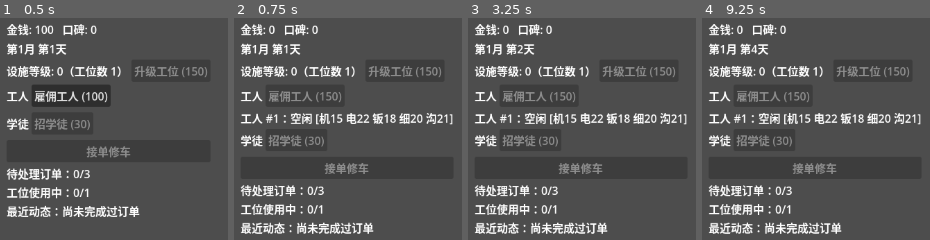
Above: before the commit, frames 1-4 (left to right).
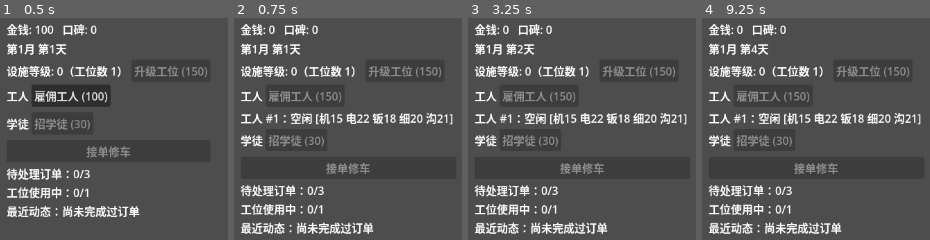
Above: after the commit, the same moments.

Repository: XinLiucc/cocos-game-project
Game: Godot game, scene res://scenes/Main.tscn
Same seed, same stepped clock (60 frames per second), same inputs: the game is played once before the commit and once after it.
Inputs (mouse positions are in pixels of both pictures, inside the frame that each line leads up to):
- Up to frame 1 (0.5 s): no input
- Up to frame 2 (0.75 s): click "雇佣工人 (100)" at 0.5 s
- Up to frame 3 (3.25 s): tap Enter at 1.25, 2.75 s; move the mouse to (outside the picture) at 1.27 s; hold D 1.28-2 s; tap B at 1.35 s; click (outside the picture) at 1.42 s; tap Space at 1.52, 2 s; drag from (outside the picture) to (outside the picture) at 2.02 s; move the mouse to (outside the picture) at 2.77 s; hold D from 2.78 s (still down); tap E at 2.85 s
- Up to frame 4 (9.25 s): release D at 3.5 s; tap Space at 3.5, 4.52, 5, 7.52 s; drag from (outside the picture) to (827, 186) at 3.52 s; tap Enter at 4.25 s; move the mouse to (outside the picture) at 4.27 s; hold A 4.28-5 s; tap G at 4.35 s; drag from (827, 186) to (outside the picture) at 5.02 s; move the mouse to (outside the picture) at 5.77 s; hold S 5.78-6.5 s; tap I at 5.85 s; click (outside the picture) at 5.92 s; drag from (outside the picture) to (outside the picture) at 6.52 s; move the mouse to (outside the picture) at 7.27 s; hold W 7.28-8 s; tap K at 7.35 s; drag from (outside the picture) to (outside the picture) at 8.02 s; move the mouse to (outside the picture) at 8.77 s; hold S from 8.78 s (still down); tap M at 8.85 s

Frame 1 is identical in both runs. In frame 2, 0.4% of the frame differs, in the area x 39-60%, y 65-71%; in frame 3, 0.4%; in frame 4, 0.4%.

Commit message:
Fix repair-button stutter via dirty-flag batching and persistent list rows
Every action (repair click, job completion, etc.) triggered 2-6 full
worker/apprentice list rebuilds because game_state signal handlers each
called _update_all() directly. Collapse to a single _ui_dirty flag
checked once per frame in _process().

That alone didn't fix the felt stutter: a single rebuild still cost
300-450ms because every queue_free()+recreate cycle re-shapes Chinese
text in fresh Label/Button nodes, which is ~7ms per element regardless
of font or caching in this Godot build. Rewrite _update_worker_list and
_update_apprentice_list to reuse persistent per-row widgets by index
(workers/apprentices only ever grow, so index-stable), writing .text
only when the computed string actually changed, and using disabled/
visible toggles (no re-shaping cost) for button state.

Verified via godot-mcp with 6 workers/4 apprentices/2 mentor bindings:
a real repair click's frame_time dropped from 438ms to 36ms.

Diff:
--- a/car_repair_shop/scripts/Main.gd
+++ b/car_repair_shop/scripts/Main.gd
@@ -51,6 +51,16 @@
 var pending_orders: Array[Dictionary] = []
 var order_spawn_timer: Timer
 var last_result_text := "尚未完成过订单"
+# 中文文本的排版开销远高于英文（实测每个中文 Label 约 7ms，跟字体无关），列表每帧全量
+# queue_free()+重建就是卡顿的真正根因。改成常驻行控件、按下标复用（员工只增不减，下标稳定），
+# 每次只在算出来的文字真的变了时才写 .text（触发排版），按钮 disabled/visible 是纯布尔状态，
+# 随便更新不会有排版开销。数组下标与 game_state.workers()/apprentices() 的返回顺序一一对应
+var _worker_rows: Array[Dictionary] = []
+var _apprentice_rows: Array[Dictionary] = []
+# 单次操作里 game_state 信号可能连环触发好几次 _update_all()（比如接单要连续
+# set_employee_busy 师傅+学徒两次），改成只打脏标记、_process() 里每帧最多重建一次列表，
+# 避免一次点击引发好几倍的列表重建（这是"点接单修车卡顿"的根因）
+var _ui_dirty := false
 
 
 func _ready() -> void:
@@ -74,6 +84,9 @@
 
 func _process(_delta: float) -> void:
 	_update_order_label()
+	if _ui_dirty:
+		_update_all()
+		_ui_dirty = false
 
 
 func _get_available_orders() -> Array[Resource]:
@@ -104,7 +117,7 @@
 	timer.timeout.connect(_on_pending_order_expired.bind(pending))
 	pending_orders.append(pending)
 	timer.start()
-	_update_all()
+	_ui_dirty = true
 
 
 func _on_pending_order_expired(pending: Dictionary) -> void:
@@ -113,7 +126,7 @@
 	(pending["timer"] as Timer).queue_free()
 	game_state.add_reputation(-REPUTATION_LOSS_ON_EXPIRE)
 	last_result_text = "流失：%s 超时未处理，口碑 -%d" % [order.car_name, REPUTATION_LOSS_ON_EXPIRE]
-	_update_all()
+	_ui_dirty = true
 
 
 func _on_repair_button_pressed() -> void:
@@ -146,7 +159,7 @@
 	if apprentice_id != -1:
 		game_state.set_employee_busy(apprentice_id, true)
 	timer.start()
-	_update_all()
+	_ui_dirty = true
 
 
 func _on_job_complete(job: Dictionary) -> void:
@@ -168,7 +181,7 @@
 	active_jobs.erase(job)
 	(job["timer"] as Timer).queue_free()
 	game_state.set_employee_busy(job["employee_id"], false)
-	_update_all()
+	_ui_dirty = true
 
 
 func _find_mentor_job_by_apprentice(apprentice_id: int) -> Dictionary:
@@ -183,17 +196,17 @@
 		return
 	var apprentice_id: int = apprentice_option.get_item_metadata(apprentice_option.selected)
 	game_state.bind_mentor(worker_id, apprentice_id)
-	_update_all()
+	_ui_dirty = true
 
 
 func _on_unbind_mentor_pressed(worker_id: int) -> void:
 	game_state.unbind_mentor(worker_id)
-	_update_all()
+	_ui_dirty = true
 
 
 func _on_allocate_button_pressed(apprentice_id: int, attribute_key: String) -> void:
 	game_state.allocate_attribute_point(apprentice_id, attribute_key)
-	_update_all()
+	_ui_dirty = true
 
 
 func _on_hire_button_pressed() -> void:
@@ -223,7 +236,7 @@
 	active_practices.append(practice)
 	game_state.set_employee_busy(employee_id, true)
 	timer.start()
-	_update_all()
+	_ui_dirty = true
 
 
 func _on_practice_complete(practice: Dictionary) -> void:
@@ -235,7 +248,7 @@
 	active_practices.erase(practice)
 	(practice["timer"] as Timer).queue_free()
 	game_state.set_employee_busy(practice["employee_id"], false)
-	_update_all()
+	_ui_dirty = true
 
 
 func _on_exam_button_pressed(employee_id: int) -> void:
@@ -247,7 +260,7 @@
 		last_result_text = "考试：学徒 #%d 通过（概率%.0f%%），晋升至 Lv%d" % [employee_id, result["rate"], e["level"]]
 	else:
 		last_result_text = "考试：学徒 #%d 未通过（概率%.0f%%），报名费 %d 打水漂" % [employee_id, result["rate"], game_state.EXAM_COST]
-	_update_all()
+	_ui_dirty = true
 
 
 func _on_train_button_pressed(employee_id: int, course: Resource) -> void:
@@ -261,7 +274,7 @@
 	timer.timeout.connect(_on_training_complete.bind(training))
 	active_trainings.append(training)
 	timer.start()
-	_update_all()
+	_ui_dirty = true
 
 
 func _on_training_complete(training: Dictionary) -> void:
@@ -269,15 +282,15 @@
 	game_state.complete_training(training["employee_id"], course)
 	active_trainings.erase(training)
 	(training["timer"] as Timer).queue_free()
-	_update_all()
+	_ui_dirty = true
 
 
 func _on_int_state_changed(_value: int) -> void:
-	_update_all()
+	_ui_dirty = true
 
 
 func _on_employees_changed() -> void:
-	_update_all()
+	_ui_dirty = true
 
 
 func _update_order_label() -> void:
@@ -302,12 +315,47 @@
 	]
 
 
+func _rebuild_worker_action_widgets(entry: Dictionary, worker_id: int, mentor_id: int, available_ids: Array) -> void:
+	var action_container: HBoxContainer = entry["action_container"]
+	for child in action_container.get_children():
+		child.queue_free()
+	if mentor_id != -1:
+		var unbind_button := Button.new()
+		unbind_button.text = "解除带教"
+		unbind_button.pressed.connect(_on_unbind_mentor_pressed.bind(worker_id))
+		action_container.add_child(unbind_button)
+	elif not available_ids.is_empty():
+		var apprentice_option := OptionButton.new()
+		for a_id in available_ids:
+			apprentice_option.add_item("学徒 #%d" % a_id)
+			apprentice_option.set_item_metadata(apprentice_option.item_count - 1, a_id)
+		action_container.add_child(apprentice_option)
+
+		var bind_button := Button.new()
+		bind_button.text = "带徒弟"
+		bind_button.pressed.connect(_on_bind_mentor_pressed.bind(worker_id, apprentice_option))
+		action_container.add_child(bind_button)
+	entry["mentor_id"] = mentor_id
+	entry["available_ids"] = available_ids
+
+
 func _update_worker_list() -> void:
-	for child in worker_list_container.get_children():
-		child.queue_free()
 	var bound_apprentice_ids: Array = game_state.bound_apprentice_ids()
-	for w in game_state.workers():
-		var row := HBoxContainer.new()
+	var workers: Array[Dictionary] = game_state.workers()
+	for i in range(workers.size()):
+		var w: Dictionary = workers[i]
+		var entry: Dictionary
+		if i < _worker_rows.size():
+			entry = _worker_rows[i]
+		else:
+			var row := HBoxContainer.new()
+			var new_label := Label.new()
+			row.add_child(new_label)
+			var action_container := HBoxContainer.new()
+			row.add_child(action_container)
+			entry = {"row": row, "label": new_label, "action_container": action_container, "mentor_id": -2, "available_ids": [-2]}
+			_worker_rows.append(entry)
+			worker_list_container.add_child(row)
 
 		var status_text := "空闲"
 		if w["busy"]:
@@ -325,43 +373,78 @@
 		var mentor_id: int = w.get("mentor_apprentice_id", -1)
 		var mentor_text := "，带教学徒 #%d" % mentor_id if mentor_id != -1 else ""
 
-		var label := Label.new()
-		label.text = "工人 #%d：%s%s [%s]" % [w["id"], status_text, mentor_text, _format_attributes(w["attributes"])]
-		row.add_child(label)
-
-		if mentor_id != -1:
-			var unbind_button := Button.new()
-			unbind_button.text = "解除带教"
-			unbind_button.pressed.connect(_on_unbind_mentor_pressed.bind(w["id"]))
-			row.add_child(unbind_button)
+		var new_text := "工人 #%d：%s%s [%s]" % [w["id"], status_text, mentor_text, _format_attributes(w["attributes"])]
+		var label: Label = entry["label"]
+		if label.text != new_text:
+			label.text = new_text
+
+		var available_ids: Array = []
+		if mentor_id == -1:
+			for a in game_state.apprentices():
+				if not bound_apprentice_ids.has(a["id"]):
+					available_ids.append(a["id"])
+
+		if mentor_id != entry["mentor_id"] or available_ids != entry["available_ids"]:
+			_rebuild_worker_action_widgets(entry, w["id"], mentor_id, available_ids)
+
+
+func _create_apprentice_row(apprentice_id: int) -> Dictionary:
+	# 学徒行按钮已经超过单行 HBoxContainer 能容纳的宽度（超出窗口会点不到），
+	# 拆成多个子行的 VBoxContainer：状态行 / 训练课程行 / 属性分配行。
+	# 训练课程按钮文字固定不变（课程列表不会变），属性分配按钮文字也固定不变——
+	# 两者都只建一次，之后只切换 disabled/visible，不再重新赋值 .text（避免中文排版开销）
+	var block := VBoxContainer.new()
+	var row := HBoxContainer.new()
+	block.add_child(row)
+
+	var status_label := Label.new()
+	row.add_child(status_label)
+
+	var practice_button := Button.new()
+	practice_button.text = "实习"
+	practice_button.pressed.connect(_on_practice_button_pressed.bind(apprentice_id))
+	row.add_child(practice_button)
+
+	var exam_button := Button.new()
+	exam_button.pressed.connect(_on_exam_button_pressed.bind(apprentice_id))
+	row.add_child(exam_button)
+
+	var course_row := HBoxContainer.new()
+	block.add_child(course_row)
+	var course_buttons: Array[Button] = []
+	for course in TRAINING_COURSES:
+		var train_button := Button.new()
+		train_button.text = "训练：%s" % course.course_name
+		train_button.pressed.connect(_on_train_button_pressed.bind(apprentice_id, course))
+		course_row.add_child(train_button)
+		course_buttons.append(train_button)
+
+	var alloc_row := HBoxContainer.new()
+	alloc_row.visible = false
+	block.add_child(alloc_row)
+	for key in game_state.ATTRIBUTE_KEYS:
+		var alloc_button := Button.new()
+		alloc_button.text = "+%s" % ATTRIBUTE_SHORT_NAMES[key]
+		alloc_button.pressed.connect(_on_allocate_button_pressed.bind(apprentice_id, key))
+		alloc_row.add_child(alloc_button)
+
+	apprentice_list_container.add_child(block)
+	return {
+		"block": block, "status_label": status_label, "practice_button": practice_button,
+		"exam_button": exam_button, "course_buttons": course_buttons, "alloc_row": alloc_row,
+	}
+
+
+func _update_apprentice_list() -> void:
+	var apprentices: Array[Dictionary] = game_state.apprentices()
+	for i in range(apprentices.size()):
+		var a: Dictionary = apprentices[i]
+		var entry: Dictionary
+		if i < _apprentice_rows.size():
+			entry = _apprentice_rows[i]
 		else:
-			var available: Array[Dictionary] = game_state.apprentices().filter(
-				func(a: Dictionary) -> bool: return not bound_apprentice_ids.has(a["id"])
-			)
-			if not available.is_empty():
-				var apprentice_option := OptionButton.new()
-				for a in available:
-					apprentice_option.add_item("学徒 #%d" % a["id"])
-					apprentice_option.set_item_metadata(apprentice_option.item_count - 1, a["id"])
-				row.add_child(apprentice_option)
-
-				var bind_button := Button.new()
-				bind_button.text = "带徒弟"
-				bind_button.pressed.connect(_on_bind_mentor_pressed.bind(w["id"], apprentice_option))
-				row.add_child(bind_button)
-
-		worker_list_container.add_child(row)
-
-
-func _update_apprentice_list() -> void:
-	for child in apprentice_list_container.get_children():
-		child.queue_free()
-	for a in game_state.apprentices():
-		# 学徒行按钮已经超过单行 HBoxContainer 能容纳的宽度（超出窗口会点不到），
-		# 拆成多个子行的 VBoxContainer：状态行 / 训练课程行 / 属性分配行
-		var block := VBoxContainer.new()
-		var row := HBoxContainer.new()
-		block.add_child(row)
+			entry = _create_apprentice_row(a["id"])
+			_apprentice_rows.append(entry)
 
 		var status_text := "空闲"
 		if a["busy"]:
@@ -383,8 +466,7 @@
 		var pending_points: int = a.get("pending_points", 0)
 		var mentor_worker_id: int = game_state.mentor_of(a["id"])
 		var mentor_text := "，带教师傅 #%d" % mentor_worker_id if mentor_worker_id != -1 else ""
-		var status_label := Label.new()
-		status_label.text = "学徒 #%d：Lv%d，经验 %d/%d，月薪 %d，待分配点数 %d，%s%s [%s]" % [
+		var new_status_text := "学徒 #%d：Lv%d，经验 %d/%d，月薪 %d，待分配点数 %d，%s%s [%s]" % [
 			a["id"],
 			a["level"],
 			a["xp"],
@@ -395,39 +477,24 @@
 			mentor_text,
 			_format_attributes(a["attributes"]),
 		]
-		row.add_child(status_label)
-
-		var practice_button := Button.new()
-		practice_button.text = "实习"
+		var status_label: Label = entry["status_label"]
+		if status_label.text != new_status_text:
+			status_label.text = new_status_text
+
+		var practice_button: Button = entry["practice_button"]
 		practice_button.disabled = a["busy"]
-		practice_button.pressed.connect(_on_practice_button_pressed.bind(a["id"]))
-		row.add_child(practice_button)
-
-		var exam_button := Button.new()
-		exam_button.text = "考试 (%d，通过率%.0f%%)" % [game_state.EXAM_COST, game_state.exam_pass_rate(a["id"])]
+
+		var exam_button: Button = entry["exam_button"]
+		var new_exam_text := "考试 (%d，通过率%.0f%%)" % [game_state.EXAM_COST, game_state.exam_pass_rate(a["id"])]
+		if exam_button.text != new_exam_text:
+			exam_button.text = new_exam_text
 		exam_button.disabled = not game_state.can_take_exam(a["id"])
-		exam_button.pressed.connect(_on_exam_button_pressed.bind(a["id"]))
-		row.add_child(exam_button)
-
-		var course_row := HBoxContainer.new()
-		block.add_child(course_row)
-		for course in TRAINING_COURSES:
-			var train_button := Button.new()
-			train_button.text = "训练：%s" % course.course_name
-			train_button.disabled = not game_state.can_start_training(a["id"], course)
-			train_button.pressed.connect(_on_train_button_pressed.bind(a["id"], course))
-			course_row.add_child(train_button)
-
-		if pending_points > 0:
-			var alloc_row := HBoxContainer.new()
-			block.add_child(alloc_row)
-			for key in game_state.ATTRIBUTE_KEYS:
-				var alloc_button := Button.new()
-				alloc_button.text = "+%s" % ATTRIBUTE_SHORT_NAMES[key]
-				alloc_button.pressed.connect(_on_allocate_button_pressed.bind(a["id"], key))
-				alloc_row.add_child(alloc_button)
-
-		apprentice_list_container.add_child(block)
+
+		var course_buttons: Array = entry["course_buttons"]
+		for j in range(TRAINING_COURSES.size()):
+			(course_buttons[j] as Button).disabled = not game_state.can_start_training(a["id"], TRAINING_COURSES[j])
+
+		(entry["alloc_row"] as HBoxContainer).visible = pending_points > 0
 
 
 func _update_labels() -> void:
